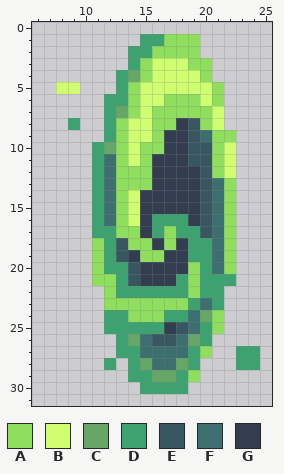
A pixel-art sprite gets an edit: graphics/assets/portal/5.png. Above is the file before it was changed.
The file is 64x64 pixels, drawn in blocks of 2x2; one block is one cell here. Shown: x 6..25, y 0..31.
Palette (. is transparent): A #8fde5d  B #cfff70  C #66a667  D #3ca370  E #385660  F #3d6e70  G #323e4f
Pixels before, first column x 8:
 1 .......DDAAA.....
 2 ......DDAAAA.....
 3 ......DABBBAA....
 4 .....DCABBBBA....
 5 BB...DABBBBBBA...
 6 ....DDABBAAABA...
 7 ....DCABAAAAAB...
 8 .D..DABBAAGEAB...
 9 ....DABBAGGEFAA..
10 ...DCABAAGGEEAB..
11 ...DFABAGGGEEAB..
12 ...DFAAAGGGGEAB..
13 ...DFAAAGGGGEFA..
14 ...DFABGGGGGEFA..
15 ...DFABGGGGGEFA..
16 ...DFABGDDDGEFA..
17 ...DDAAGDADDEFA..
18 ...ADEAAGAGDDFA..
19 ...ADEGAAGGDDFA..
20 ...ADDEGGGGADFA..
21 ...AADEGGGDADDD..
22 ....ADDDDDDADD...
23 ....AAAAAAADFD...
24 ....DDAAADDFCA...
25 ....DDDDDGEFDA...
26 .....DCFEEFCD....
27 .....DDFFFFDA..DD
28 ....D.DCFFCD...DD
29 ......DDCCDA.....
30 .......DDDD......
After:
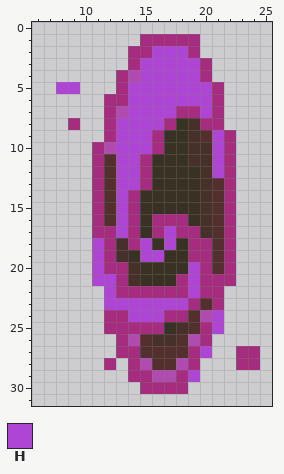
Colours new in this view: H #af45d4
Edits made:
colour C: #66a667 -> #b04baf
colour D: #3ca370 -> #a62c7f
colour E: #385660 -> #473029
colour F: #3d6e70 -> #532f2d
colour G: #323e4f -> #3a3125
Changed rows in their new state; - is a pixel that keeps its letter.
first column x 8:
 1 ---------DDD---
 2 --------HHHD---
 3 -------HHHHHD--
 4 -------HHHHHD--
 5 HH----HHHHHHHD-
 6 ------HHHHHHHD-
 7 ------HHHHDDHD-
 8 -----HHHHD--DD-
 9 -----HHHD----HD
10 -----HHHD----HD
11 -----HHD-----HD
12 -----HHD-----HD
13 -----HHD------D
14 -----HD-------D
15 -----HD-------D
16 -----HD-------D
17 -----HD--H----D
18 ---H--DH-H----D
19 ---H---HH-----D
20 ---H-------H--D
21 ---HH------H---
22 ----H------H---
23 ----HHHHHHH----
24 ------HHH----H-
25 -------------H-
27 ------------H--
29 -----------H---
